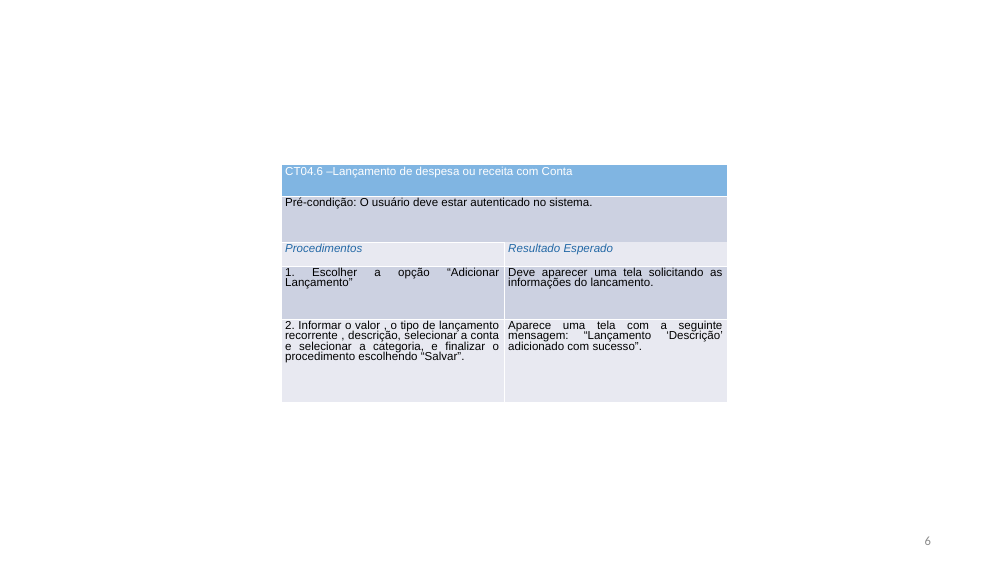
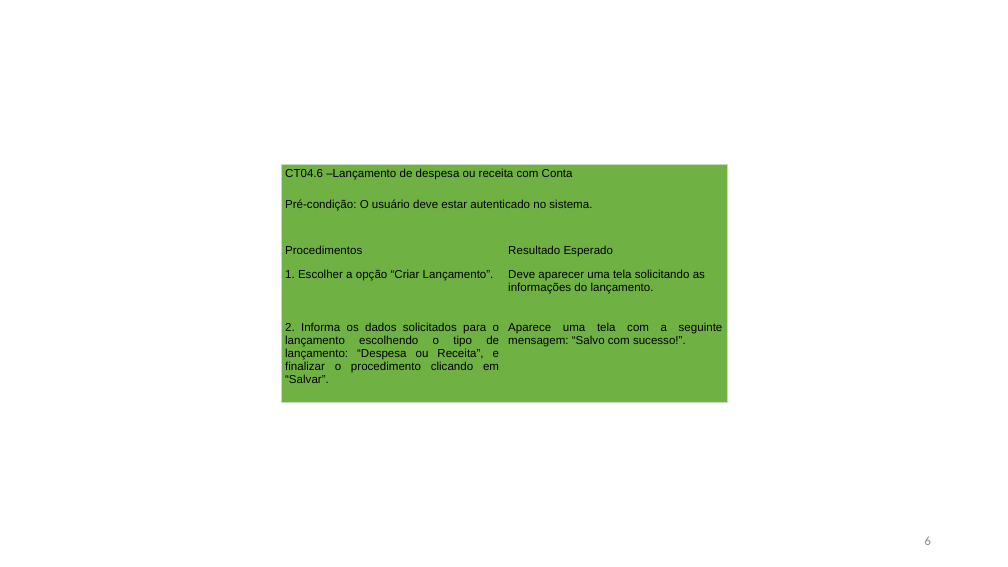
Before and after one commit to evertonschuster/GestaoFinancaPessoal, a slide deck: slide 6 of GestaoFinancaPessoal/GestaoFinancaPessoal/Documentos/Entrega-02/TestesAceitaçãoUS04.pptx. Drawn at 1008x567 pixels with LibreOffice and Linux fonts; fonts in the diff are those of the drawing. Boxes give left, top, right and bottom in pixels: in the first picture for what was removed or moved away, otherwise in the second. Text is boxed around its words. In the diff, an @@ line names an element or a change of style, - is before the commit and + after.

```diff
--- a/GestaoFinancaPessoal/GestaoFinancaPessoal/Documentos/Entrega-02/TestesAceitaçãoUS04.pptx
+++ b/GestaoFinancaPessoal/GestaoFinancaPessoal/Documentos/Entrega-02/TestesAceitaçãoUS04.pptx
@@ table at box(281, 165, 727, 403) @@
-row 4, column 1: 1. Escolher a opção “Adicionar Lançamento”
+row 4, column 1: 1. Escolher a opção “Criar Lançamento”.
-row 4, column 2: Deve aparecer uma tela solicitando as informações do lancamento.
+row 4, column 2: Deve aparecer uma tela solicitando as informações do lançamento.
-row 5, column 1: 2. Informar o valor , o tipo de lançamento recorrente , descrição, selecionar a conta e selecionar a categoria, e finalizar o procedimento escolhendo “Salvar”.
+row 5, column 1: 2. Informa os dados solicitados para o lançamento escolhendo o tipo de lançamento: “Despesa ou Receita”, e finalizar o procedimento clicando em “Salvar”.
-row 5, column 2: Aparece uma tela com a seguinte mensagem: “Lançamento ‘Descrição’ adicionado com sucesso”.
+row 5, column 2: Aparece uma tela com a seguinte mensagem: “Salvo com sucesso!”.
@@ fill #80B5E2 to none in row 1, column 1 @@
@@ fill #CCD1E1 to none in 3 cells @@
@@ fill #E8E9F1 to none in 4 cells @@
@@ text colour #FFFFFF to #000000 in "CT04.6 –Lançamento de despesa ou receita com ..." @@
@@ text colour #2469A6 to #000000, italic off in "Procedimentos", "Resultado Esperado" @@
@@ line spacing 0.86 to 1 @@
@@ line spacing 0.8 to 1 @@
@@ borders changed @@
```
Also in this commit, not shown: 8 other slides changed.
